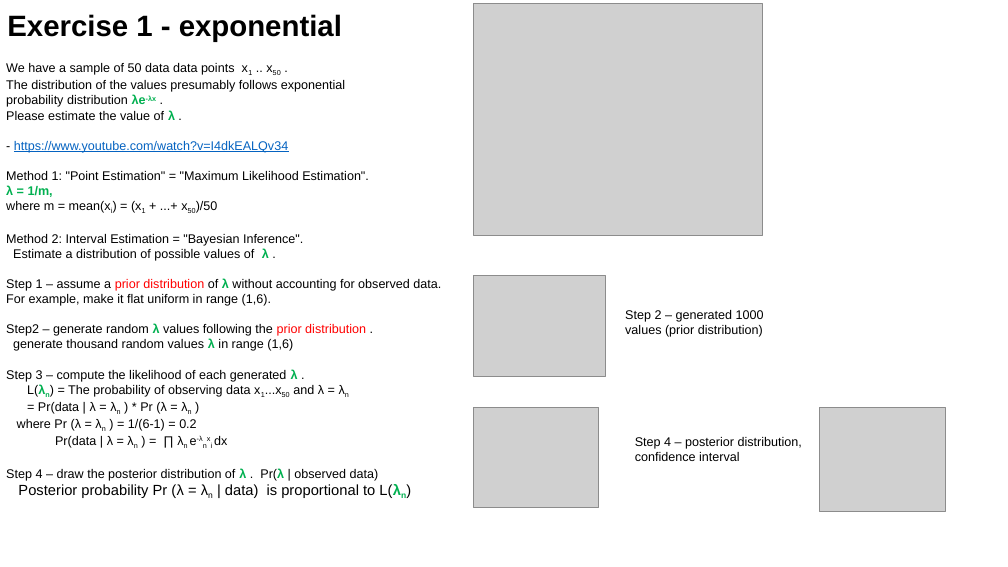
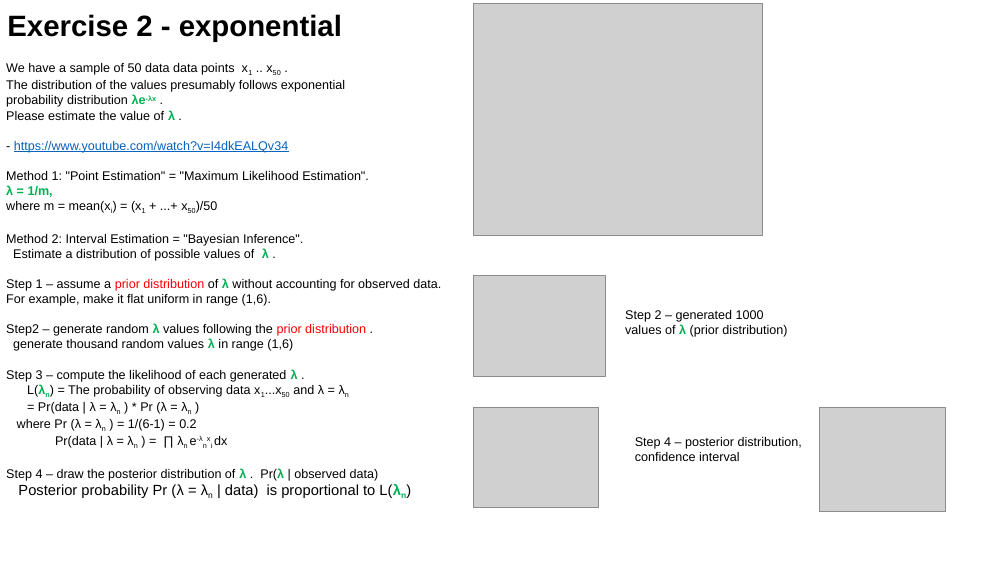
Before and after one commit to lselector/ml_ai_doc, a slide deck: slide 13 of statistics_08_Bayes_Bayesian.pptx (slide 12 before the commit). Drawn at 1008x567 pixels with LibreOffice and Linux fonts; fonts in the diff are those of the drawing; grey boxes stand for pictures. Boxes give left, top, right and bottom in pixels: in the first picture for what was removed or moved away, otherwise in the second. Text is boxed around its words. In the diff, an @@ line names an element or a change of style, - is before the commit and + after.

```diff
--- a/statistics_08_Bayes_Bayesian.pptx
+++ b/statistics_08_Bayes_Bayesian.pptx
@@ text at <box>7,14,342,42</box>: text changed @@
-Exercise 1 - exponential
+Exercise 2 - exponential
@@ text at <box>625,310,787,337</box>: text changed @@
-Step 2 – generated 1000 values (prior distribution)
+Step 2 – generated 1000 values of λ (prior distribution)
```
Also in this commit, not shown: 6 other slides changed, 1 slide added, 1 slide removed.
